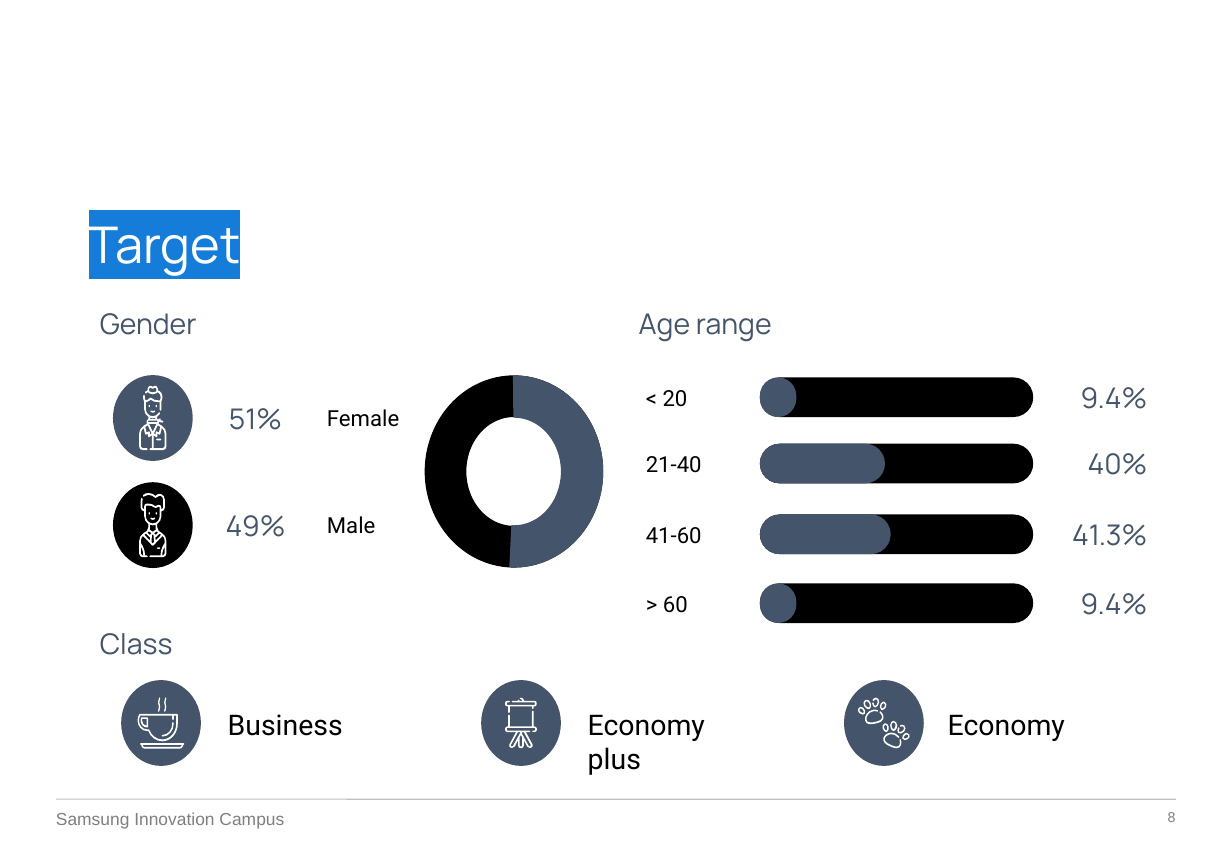
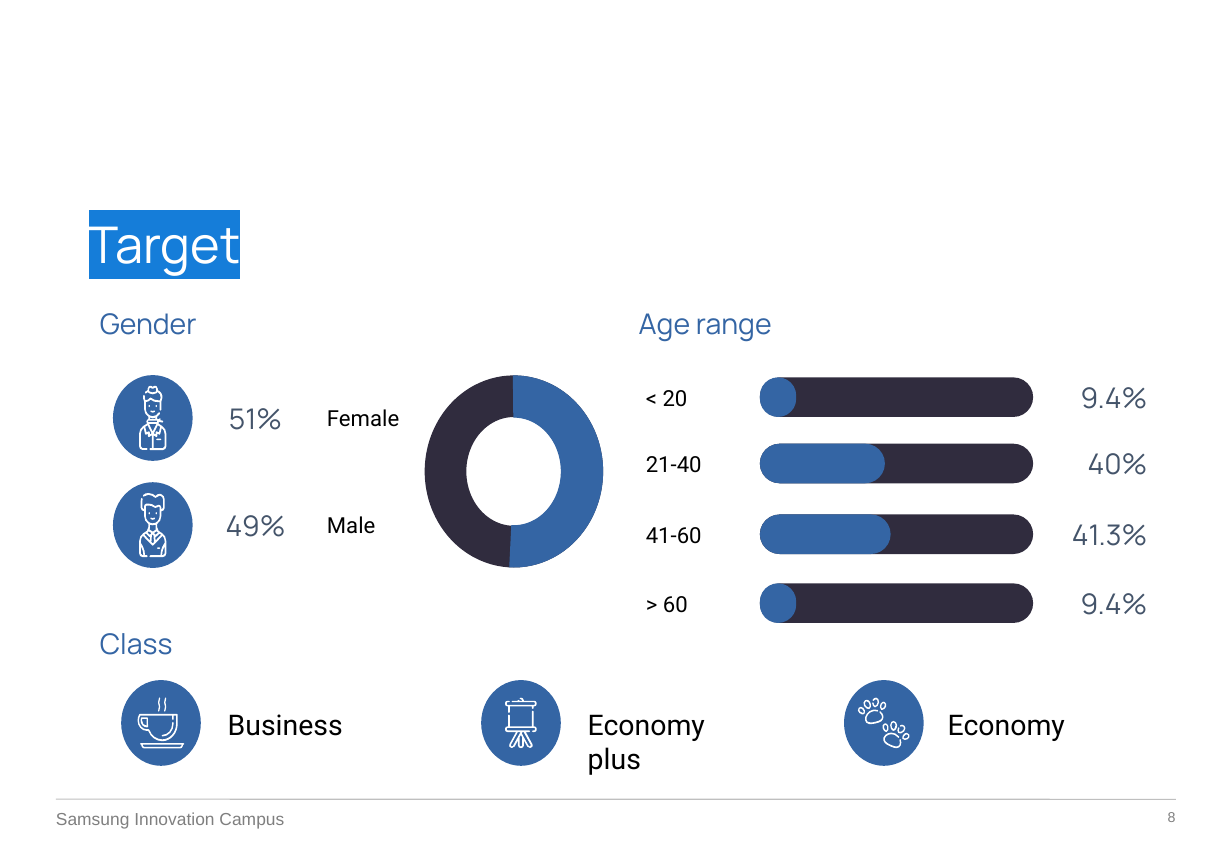
Before and after one commit to IinjyI/Airlines-Customer-Satisfaction, a slide deck: slide 8 of presentation.pptx. Drawn at 1232x853 pixels with LibreOffice and Linux fonts; fonts in the diff are those of the drawing; background and template pictures are left out. Boxes give left, top, right and bottom in pixels: in the first picture for what was removed or moved away, otherwise in the second. Text is boxed around its words. In the diff, an @@ line names an element or a change of style, - is before the commit and + after.

Commit message:
Presentation 1.1

```diff
--- a/presentation.pptx
+++ b/presentation.pptx
@@ outline redrawn in 24 elements at (x1=139, y1=494, x2=166, y2=557), (x1=150, y1=518, x2=155, y2=520), (x1=150, y1=411, x2=156, y2=413), (x1=149, y1=405, x2=150, y2=407), (x1=505, y1=697, x2=537, y2=712), (x1=505, y1=711, x2=537, y2=749), (x1=158, y1=697, x2=160, y2=712), (x1=164, y1=697, x2=166, y2=712), (x1=140, y1=743, x2=184, y2=749), (x1=141, y1=718, x2=149, y2=728), (x1=138, y1=714, x2=177, y2=742), (x1=162, y1=722, x2=174, y2=737), (x1=863, y1=700, x2=871, y2=709), (x1=858, y1=706, x2=866, y2=714), (x1=873, y1=697, x2=879, y2=708), (x1=879, y1=702, x2=886, y2=710), (x1=865, y1=710, x2=884, y2=725), (x1=891, y1=721, x2=898, y2=731), (x1=882, y1=724, x2=888, y2=733), (x1=896, y1=725, x2=906, y2=734), (x1=902, y1=733, x2=910, y2=739), (x1=139, y1=386, x2=166, y2=449), (x1=883, y1=733, x2=901, y2=749), (x1=156, y1=439, x2=160, y2=440) @@
@@ ellipse at (x1=113, y1=482, x2=192, y2=568): fill #000000 to #3465A4 @@
@@ fill #000000 to #302C3E in 5 elements at (x1=424, y1=375, x2=603, y2=568), (x1=760, y1=378, x2=1033, y2=417), (x1=760, y1=444, x2=1033, y2=483), (x1=760, y1=514, x2=1033, y2=554), (x1=760, y1=584, x2=1033, y2=623) @@
@@ fill #44546A to #3465A4 in 9 elements at (x1=424, y1=375, x2=603, y2=568), (x1=760, y1=378, x2=796, y2=417), (x1=760, y1=444, x2=885, y2=483), (x1=760, y1=514, x2=891, y2=554), (x1=113, y1=375, x2=192, y2=461), (x1=121, y1=680, x2=200, y2=766), (x1=481, y1=680, x2=561, y2=766), (x1=844, y1=680, x2=924, y2=766), (x1=760, y1=584, x2=796, y2=623) @@
@@ text colour #44546A to #3465A4 in 3 elements at (x1=100, y1=313, x2=197, y2=335), (x1=639, y1=313, x2=772, y2=342), (x1=100, y1=633, x2=173, y2=655) @@
```
Also in this commit, not shown: 19 other slides changed, 1 slide added, 1 slide removed.
